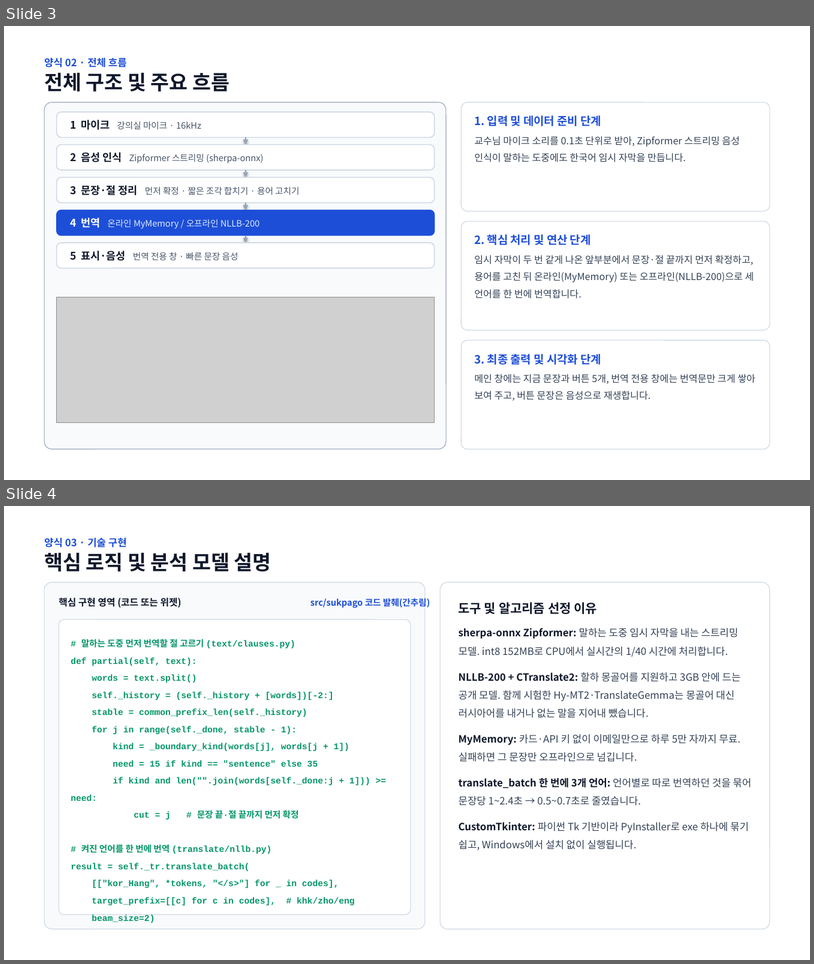
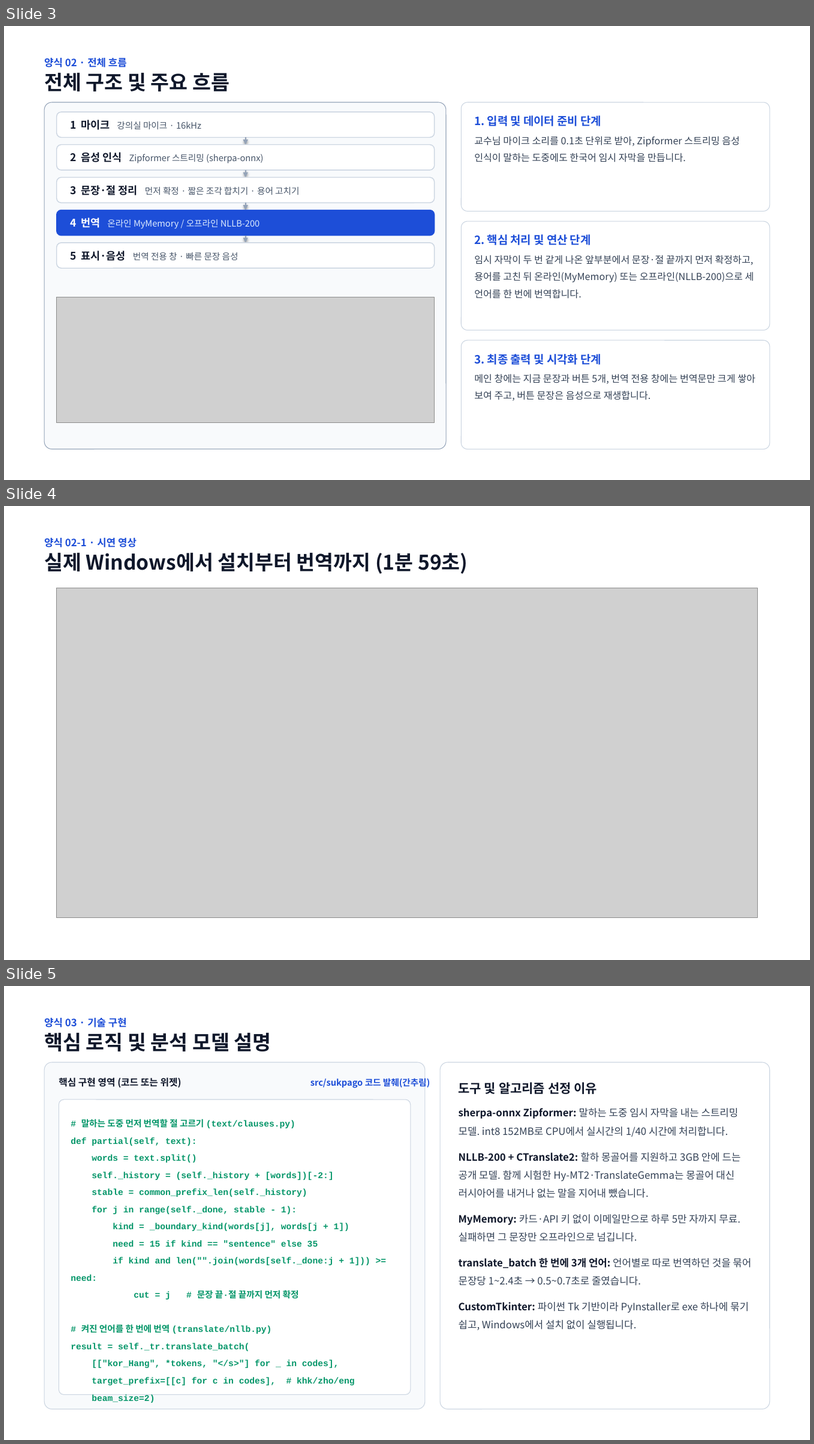
Before and after one commit to Nekonic/SukPaGo, a slide deck: deliverables/AI·SW_창의융합_프로젝트경진대회_결과물_석파고.pptx. Shown one above the other, each under a label of ours: slides 3 and 4 before the commit, slides 3, 4 and 5 after it. The pictures are 814x964 and 814x1444 pixels, drawn with LibreOffice and Linux fonts; fonts in the diff are those of the drawing; grey boxes stand for pictures. Boxes give left, top, right and bottom in pixels: in the first picture for what was removed or moved away, otherwise in the second. Text is boxed around its words. In the diff, an @@ line names an element or a change of style, - is before the commit and + after.

Commit message:
docs: PPT에 시연 영상 장 추가

```diff
--- a/deliverables/AI·SW_창의융합_프로젝트경진대회_결과물_석파고.pptx
+++ b/deliverables/AI·SW_창의융합_프로젝트경진대회_결과물_석파고.pptx
@@ slide 4 added at <box>4,506,810,960</box>, background #FFFFFF @@
@@ text added at <box>44,538,137,547</box>, 12 pt, text #1D4ED8, bold @@
+양식 02-1 · 시연 영상
@@ text added at <box>44,552,468,574</box>, 24 pt, text #0F172A, bold @@
+실제 Windows에서 설치부터 번역까지 (1분 59초)
@@ picture added at <box>57,588,758,918</box> @@
@@ what was slide 4 is now slide 5 @@
```
